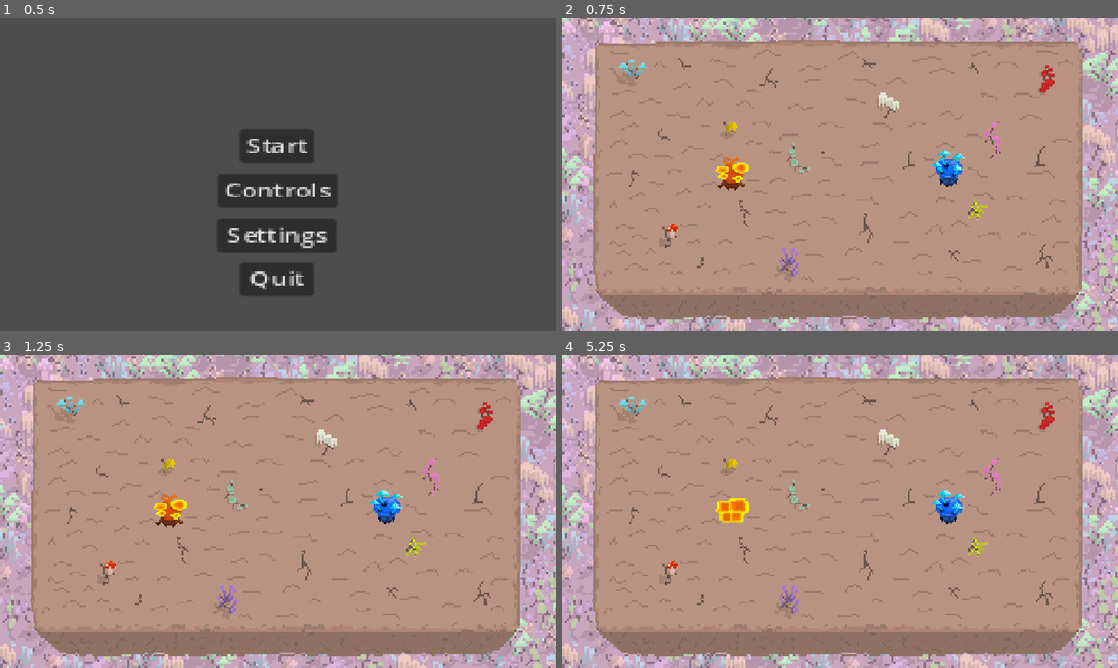
Above: before the commit, frames 1-4 (two rows, left to right).
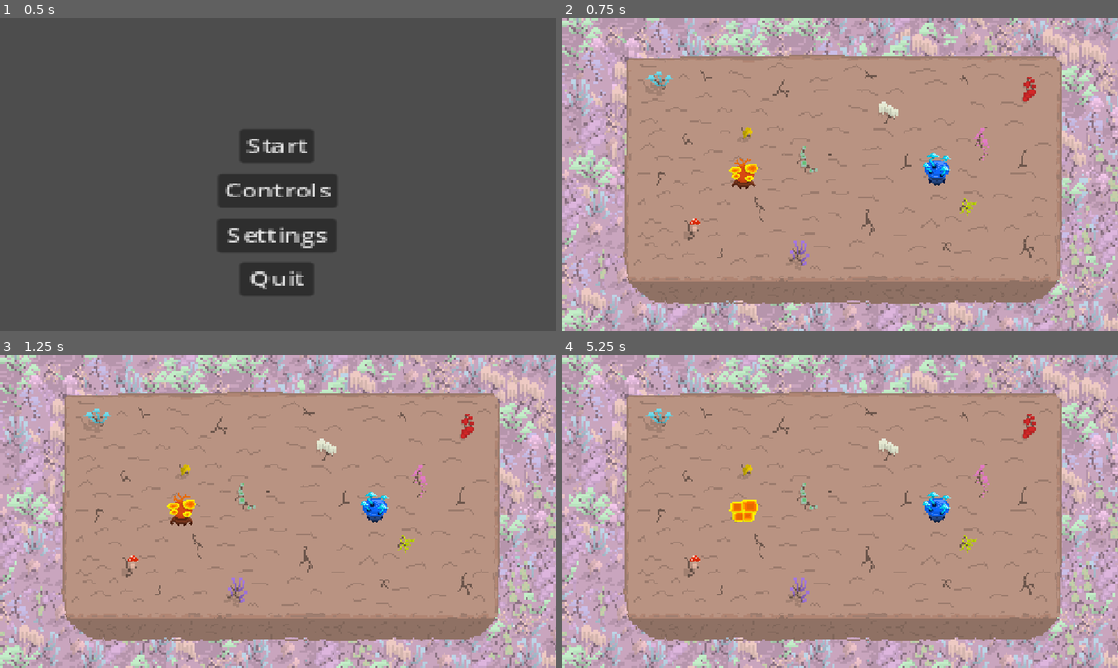
Above: after the commit, the same moments.

Repository: srabin/game_jam_controlled_chaos
Game: Godot game, scene res://title_screen.tscn
Two runs of this game, one before a commit and one after it. Both use one fixed random seed, a clock stepped at 60 frames per second and the inputs below.
Inputs:
- Up to frame 1 (0.5 s): no input
- Up to frame 2 (0.75 s): click "Start" at 0.5 s
- Up to frame 3 (1.25 s): no input
- Up to frame 4 (5.25 s): tap Enter at 2 s; tap Space at 5 s

Frame 1 is identical in both runs. In frame 2, 39% of the frame differs, in the area x 0-100%, y 0-100%; in frame 3, 39%; in frame 4, 39%.

Commit message:
fix animation interruption stuff

Diff:
--- a/camera_2d.gd
+++ b/camera_2d.gd
@@ -12,10 +12,10 @@
 	var zoom_factor_y = abs(tramates.global_position.y-mentaria.global_position.y)
 
 	#TODO: tweak 500, as well as the upper/lower bounds of the zoomfactor
-	var max_zoom_factor = 500/max(zoom_factor_x, zoom_factor_y)
+	var max_zoom_factor = 300/max(zoom_factor_x, zoom_factor_y)
 #
 	##print((max_zoom_factor))
-	var zoom_factor = clamp(max_zoom_factor, 0.5,1.5)
+	var zoom_factor = clamp(max_zoom_factor, 0.5, 1.7)
 #
 	self.zoom = Vector2(zoom_factor, zoom_factor)
 
--- a/characters/Tramates/tramates.tscn
+++ b/characters/Tramates/tramates.tscn
@@ -214,7 +214,7 @@
 tracks/3/interp = 1
 tracks/3/loop_wrap = true
 tracks/3/keys = {
-"times": PackedFloat32Array(0, 0.0333333, 0.1, 0.166667, 0.233333, 0.3, 0.366667, 0.433333, 0.5, 0.566667, 0.63, 0.663, 0.696, 0.729, 0.762, 0.795, 0.828, 0.861, 0.894, 0.927, 0.96, 0.993, 1.026, 1.059, 1.092, 1.125),
+"times": PackedFloat32Array(0, 0.0701837, 0.131848, 0.205959, 0.310815, 0.397708, 0.485484, 0.533333, 0.566667, 0.6, 0.63, 0.663, 0.696, 0.729, 0.762, 0.795, 0.828, 0.861, 0.894, 0.927, 0.96, 0.993, 1.026, 1.059, 1.092, 1.125),
 "transitions": PackedFloat32Array(1, 1, 1, 1, 1, 1, 1, 1, 1, 1, 1, 1, 1, 1, 1, 1, 1, 1, 1, 1, 1, 1, 1, 1, 1, 1),
 "update": 1,
 "values": [Vector2i(0, 3), Vector2i(1, 3), Vector2i(2, 3), Vector2i(3, 3), Vector2i(4, 3), Vector2i(5, 3), Vector2i(6,  …(323 unchanged characters)…
@@ -266,6 +266,7 @@
 frame = 78
 
 [node name="BodyCollisionShape" type="CollisionShape2D" parent="."]
+visible = false
 scale = Vector2(2.4, 2.4)
 shape = SubResource("CircleShape2D_la2f7")
 
@@ -273,6 +274,7 @@
 libraries = {
 &"": SubResource("AnimationLibrary_hqtel")
 }
+autoplay = "idle"
 
 [node name="HitBox" type="Area2D" parent="."]
 scale = Vector2(2, 2)
@@ -292,5 +294,6 @@
 metadata/_custom_type_script = "uid://bnpetw7adoobd"
 
 [node name="CollisionShape2D" type="CollisionShape2D" parent="HurtBox"]
+scale = Vector2(1, -0.881956)
 shape = SubResource("CircleShape2D_f8t7h")
 debug_color = Color(0.608517, 0.538005, 0.115045, 0.42)
--- a/environment/platform.tscn
+++ b/environment/platform.tscn
@@ -31,10 +31,10 @@
 tracks/1/interp = 0
 tracks/1/loop_wrap = true
 tracks/1/keys = {
-"times": PackedFloat32Array(0, 0.766739),
-"transitions": PackedFloat32Array(1, 1),
+"times": PackedFloat32Array(0),
+"transitions": PackedFloat32Array(1),
 "update": 1,
-"values": [Vector2(156.838, 192.503), Vector2(71.6007, 35.0213)]
+"values": [Vector2(156.838, 192.503)]
 }
 tracks/2/type = "value"
 tracks/2/imported = false
@@ -43,10 +43,10 @@
 tracks/2/interp = 0
 tracks/2/loop_wrap = true
 tracks/2/keys = {
-"times": PackedFloat32Array(0, 0.766739),
-"transitions": PackedFloat32Array(1, 1),
+"times": PackedFloat32Array(0),
+"transitions": PackedFloat32Array(1),
 "update": 1,
-"values": [Vector2(8, 8.00002), Vector2(8, 8.00002)]
+"values": [Vector2(8, 8.00002)]
 }
 
 [sub_resource type="Animation" id="Animation_pkv5b"]
--- a/player.gd
+++ b/player.gd
@@ -17,7 +17,7 @@
 const DECELERATION_RATE = SPEED * 0.04
 const ACCELLERATION_RATE = SPEED * 0.12
 const BOUNCE_STRENGTH = 0.7
-const MAX_FALL_TIME = 2.0
+const MAX_FALL_TIME = 1.0
 var inertia = 100.0
 
 # Player State
@@ -41,7 +41,7 @@
 		velocity.y = direction.y * (1 + percentage * knockback_modifier)
 		animation_player.stop()
 		animation_player.play("hurt")
-		animation_player.animation_finished.connect(func(_animation): has_hurt = true)
+		animation_player.animation_finished.connect(_on_animation_finished)
 
 
 
@@ -52,17 +52,30 @@
 	if state != States.DASHING:
 		look_at(player_position + direction.rotated(-1*(PI / 2)))
 
+func _on_animation_finished(_animation):
+	match _animation:
+		"light_attack":
+			has_attacked = true
+		"dash":
+			has_dashed = true
+		"block":
+			has_blocked = true
+		"hurt":
+			has_hurt = true
+
 func _start_move(horizontal, vertical, delta):
 	state = States.MOVING
-	if not animation_player.current_animation == "walk" or not animation_player.is_playing():
+	if animation_player.current_animation == "idle" or not animation_player.is_playing():
 		animation_player.play("walk")
 	velocity.x = move_toward(velocity.x, horizontal * SPEED, ACCELLERATION_RATE)
 	velocity.y = move_toward(velocity.y, vertical * SPEED, ACCELLERATION_RATE)
 
 func _start_block():
 	state = States.BLOCKING
+	animation_player.stop()
 	animation_player.play("block", -1, block_animation_speed)
-	animation_player.animation_finished.connect(func(_animation): has_blocked = true)
+	animation_player.animation_finished.connect(_on_animation_finished)
+
 
 func _start_dash(horizontal, vertical, dash, delta):
 	state = States.DASHING
@@ -78,19 +91,21 @@
 	velocity.y = direction.normalized().y * DASH_SPEED
 	look_at(self.position + direction.rotated(-1*(PI / 2)))
 
+	animation_player.stop()
 	animation_player.play("dash", -1, dash_animation_speed)
-	animation_player.animation_finished.connect(func(_animation): has_dashed = true)
+	animation_player.animation_finished.connect(_on_animation_finished)
 
 func _start_light_attack():
 	state = States.ATTACKING
+	animation_player.stop()
 	animation_player.play("light_attack", -1, attack_animation_speed)
-	animation_player.animation_finished.connect(func(_animation): has_attacked = true)
+	animation_player.animation_finished.connect(_on_animation_finished)
 
 
 func _start_idle():
 	state = States.IDLE
-	if not animation_player.current_animation == "idle" or not animation_player.is_playing():
-		animation_player.play("idle")
+	if animation_player.current_animation == "walk" or not animation_player.is_playing():
+		animation_player.queue("idle")
 
 
 func _physics_process(delta: float) -> void:
@@ -99,9 +114,9 @@
 
 	var horizontal = Input.get_action_strength("move_right_" + str(player_id)) - Input.get_action_strength("move_left_" + str(player_id))
 	var vertical = Input.get_action_strength("move_down_" + str(player_id)) - Input.get_action_strength("move_up_" + str(player_id))
-	var dash = Input.get_action_strength("dash_" + str(player_id))
-	var light_attack = Input.get_action_strength("light_attack_" + str(player_id))
-	var block = Input.get_action_strength("block_" + str(player_id))
+	var dash = Input.is_action_just_pressed("dash_" + str(player_id))
+	var light_attack = Input.is_action_just_pressed("light_attack_" + str(player_id))
+	var block = Input.is_action_just_pressed("block_" + str(player_id))
 
 	if is_falling == true:
 		time_falling += delta
@@ -110,6 +125,7 @@
 
 	#STATE = DEAD
 	if time_falling > MAX_FALL_TIME:
+		self.animation_player.stop()
 		self.animation_player.play("falling",3)
 		self.state = States.DEAD
 		#remove collision
@@ -152,7 +168,6 @@
 				self._start_idle()
 				has_attacked = false
 		States.HURTING:
-			print(animation_player.assigned_animation)
 			if has_hurt:
 				self._start_idle()
 				has_hurt = false
--- a/world.tscn
+++ b/world.tscn
@@ -15,7 +15,7 @@
 texture = ExtResource("1_036b0")
 
 [node name="Platform" parent="." instance=ExtResource("5_gbfbk")]
-position = Vector2(640, 340)
+position = Vector2(662, 340)
 scale = Vector2(1.38808, 1.45062)
 
 [node name="Tramates" parent="." instance=ExtResource("1_tlwt5")]
@@ -29,7 +29,7 @@
 player_id = 1
 attack_animation_speed = 4.0
 dash_animation_speed = 4.5
-block_animation_speed = 3.0
+block_animation_speed = 4.25
 
 [node name="Camera2D" parent="." instance=ExtResource("5_036b0")]
 
